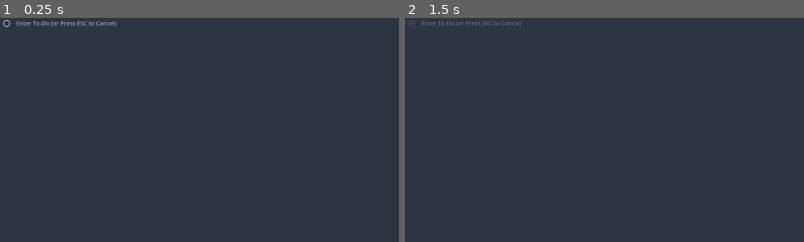
Above: before the commit, frames 1-2 (left to right).
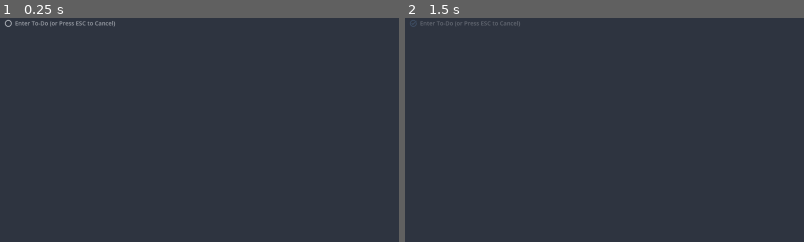
Above: after the commit, the same moments.

Repository: njamster/habituary
Game: Godot game, scene res://main_window/list_view/day_panel/scrollable_todo_list/todo_list/todo_item/todo_item.tscn
Two runs of this game, one before a commit and one after it. Both use one fixed random seed, a clock stepped at 60 frames per second and the inputs below. This scene is started directly instead of the project's main scene.
Inputs (mouse positions are % of the whole screen's width and height, from its top left):
- Up to frame 1 (0.25 s): no input
- Up to frame 2 (1.5 s): click (1, 1) at 0.5 s; click (99, 1) at 1.25 s
The pictures show only the part of the screen within x 0-50%, y 0-50%; the shares and areas given below are measured in that part.

The runs differ from the first frame. In frame 1, 0.4% of the frame differs, in the area x 0-30%, y 0-5%; in frame 2, 0.2%.
Error in both runs: Invalid access to property or key 'text' on a base object of type 'Node (utils.gd)'. (res://main_window/list_view/day_panel/scrollable_todo_list/todo_list/todo…

Commit message:
Apply current indentation to MainRow as well
That is, the panel of an indented heading will appear visually shortened
at the start now, relative to the current indentation level.

The panel with the EditingOptions won't be shortened, to ensure all the
options fit in. However, its Triangle will align with the CheckBox (or
FoldHeading) of the currently edited item now again. (This *did* work
previously, but was broken since the scaling changes in b0bb7c9.)

Increases the indentation width slightly (from 20 to 25 pixels).

Also, makes sure the ExtraInfo and FoldHeading are hidden by default, to
avoid text misalingments between headings and regular to-dos.

Diff:
--- a/main_window/list_view/day_panel/scrollable_todo_list/todo_list/todo_item/drag_handle/drag_handle.gd
+++ b/main_window/list_view/day_panel/scrollable_todo_list/todo_list/todo_item/drag_handle/drag_handle.gd
@@ -1,6 +1,6 @@
 extends Button
 
-@onready var host := get_node("../../..")
+@onready var host := get_node("../../../../..")
 
 var nodes_to_move := []
 
--- a/main_window/list_view/day_panel/scrollable_todo_list/todo_list/todo_item/todo_item.gd
+++ b/main_window/list_view/day_panel/scrollable_todo_list/todo_list/todo_item/todo_item.gd
@@ -80,7 +80,7 @@
 		is_heading = value
 		if is_inside_tree():
 			if is_heading:
-				$MainRow.theme_type_variation = "ToDoItem_Heading"
+				%MainRow.theme_type_variation = "ToDoItem_Heading"
 				%Heading.get_node("Tooltip").text = "Undo Heading"
 				%Delete.text = "Delete Heading"
 				%FoldHeading.show()
@@ -88,7 +88,7 @@
 			else:
 				if is_folded:
 					is_folded = false
-				$MainRow.theme_type_variation = "ToDoItem_NoHeading"
+				%MainRow.theme_type_variation = "ToDoItem_NoHeading"
 				%Heading.get_node("Tooltip").text = "Make Heading"
 				%Delete.text = "Delete To-Do"
 				%FoldHeading.hide()
@@ -174,12 +174,11 @@
 		if indentation_level != value:
 			# play a short animation to indicate that the value was rejected
 			var tween := create_tween()
-			tween.tween_property($MainRow, "position:x", sign(value) * 5, 0.03)
-			tween.tween_property($MainRow, "position:x",  0, 0.03)
+			tween.tween_property(%MainRow, "position:x", sign(value) * 5, 0.03)
+			tween.tween_property(%MainRow, "position:x",  0, 0.03)
 		var change := indentation_level - old_indentation_level
 
-		%Indentation.custom_minimum_size.x = indentation_level * 20
-		$Triangle.custom_minimum_size.x = 22 + indentation_level * 40
+		%Indentation.custom_minimum_size.x = indentation_level * 25
 
 		if self.text: # skip this step for newly created to-dos that haven't been saved yet
 			if is_inside_tree() and change:
@@ -226,7 +225,7 @@
 	_set_initial_state()
 	_connect_signals()
 
-	$Triangle.hide()
+	%Triangle.hide()
 	%EditingOptions.hide()
 	%BookmarkIndicator.hide()
 	%DragHandle.visible = false
@@ -258,6 +257,9 @@
 		%Bookmark.hide()
 		%Delete.size_flags_horizontal += SIZE_EXPAND
 
+	%ExtraInfo.hide()
+	%FoldHeading.hide()
+
 	_apply_state_relative_formatting.call_deferred(true)
 
 
@@ -332,7 +334,7 @@
 
 func edit() -> void:
 	%Edit.grab_focus()
-	$Triangle.show()
+	%Triangle.show()
 	%EditingOptions.show()
 
 	#region Make sure edited to-do is visible
@@ -453,7 +455,7 @@
 			self.text = new_text
 		%Edit.release_focus()
 		%EditingOptions.hide()
-		$Triangle.hide()
+		%Triangle.hide()
 		%DragHandle.visible = _contains_mouse_cursor
 
 		%Edit.caret_column = 0   # scroll item text back to its beginning
--- a/main_window/list_view/day_panel/scrollable_todo_list/todo_list/todo_item/todo_item.tscn
+++ b/main_window/list_view/day_panel/scrollable_todo_list/todo_list/todo_item/todo_item.tscn
@@ -69,26 +69,38 @@
 theme_type_variation = &"NoSeparation"
 script = ExtResource("2_6v2l5")
 
-[node name="MainRow" type="PanelContainer" parent="."]
+[node name="HBox" type="HBoxContainer" parent="."]
+layout_mode = 2
+
+[node name="Indentation" type="Control" parent="HBox"]
+unique_name_in_owner = true
+custom_minimum_size = Vector2(0, 20)
+layout_mode = 2
+size_flags_horizontal = 8
+size_flags_vertical = 0
+
+[node name="VBox" type="VBoxContainer" parent="HBox"]
+layout_mode = 2
+size_flags_horizontal = 3
+theme_type_variation = &"NoSeparation"
+
+[node name="MainRow" type="PanelContainer" parent="HBox/VBox"]
+unique_name_in_owner = true
 layout_mode = 2
 mouse_filter = 1
 theme_type_variation = &"ToDoItem_NoHeading"
 
-[node name="HBox" type="HBoxContainer" parent="MainRow"]
+[node name="HBox" type="HBoxContainer" parent="HBox/VBox/MainRow"]
 custom_minimum_size = Vector2(0, 27)
 layout_mode = 2
 theme_type_variation = &"NoSeparation"
 
-[node name="Indentation" type="Control" parent="MainRow/HBox"]
-unique_name_in_owner = true
-layout_mode = 2
-
-[node name="Toggle" type="MarginContainer" parent="MainRow/HBox"]
+[node name="Toggle" type="MarginContainer" parent="HBox/VBox/MainRow/HBox"]
 unique_name_in_owner = true
 layout_mode = 2
 theme_type_variation = &"ToDoItem_TogglePadding"
 
-[node name="CheckBox" type="Button" parent="MainRow/HBox/Toggle"]
+[node name="CheckBox" type="Button" parent="HBox/VBox/MainRow/HBox/Toggle"]
 unique_name_in_owner = true
 layout_mode = 2
 focus_mode = 0
@@ -99,7 +111,7 @@
 icon = ExtResource("2_6dyr4")
 flat = true
 
-[node name="FoldHeading" type="Button" parent="MainRow/HBox/Toggle"]
+[node name="FoldHeading" type="Button" parent="HBox/VBox/MainRow/HBox/Toggle"]
 unique_name_in_owner = true
 visible = false
 layout_mode = 2
@@ -115,19 +127,20 @@
 icon_toggled_off = ExtResource("2_2nsse")
 icon_toggled_on = ExtResource("4_fnk6y")
 
-[node name="ExtraInfo" type="Label" parent="MainRow/HBox"]
-unique_name_in_owner = true
+[node name="ExtraInfo" type="Label" parent="HBox/VBox/MainRow/HBox"]
+unique_name_in_owner = true
+visible = false
 layout_mode = 2
 theme_type_variation = &"ToDoItem_ExtraInfo"
 
-[node name="Content" type="MarginContainer" parent="MainRow/HBox"]
+[node name="Content" type="MarginContainer" parent="HBox/VBox/MainRow/HBox"]
 unique_name_in_owner = true
 layout_mode = 2
 size_flags_horizontal = 3
 mouse_default_cursor_shape = 1
 theme_type_variation = &"ToDoItem_ContentPadding"
 
-[node name="Edit" type="LineEdit" parent="MainRow/HBox/Content"]
+[node name="Edit" type="LineEdit" parent="HBox/VBox/MainRow/HBox/Content"]
 unique_name_in_owner = true
 layout_mode = 2
 mouse_filter = 1
@@ -138,7 +151,7 @@
 caret_blink = true
 caret_blink_interval = 0.45
 
-[node name="DragHandle" type="Button" parent="MainRow/HBox"]
+[node name="DragHandle" type="Button" parent="HBox/VBox/MainRow/HBox"]
 unique_name_in_owner = true
 custom_minimum_size = Vector2(31, 27)
 layout_mode = 2
@@ -149,12 +162,12 @@
 icon = ExtResource("3_avsfu")
 script = ExtResource("5_mx38m")
 
-[node name="Tooltip" type="Node" parent="MainRow/HBox/DragHandle"]
+[node name="Tooltip" type="Node" parent="HBox/VBox/MainRow/HBox/DragHandle"]
 script = ExtResource("3_oduck")
 text = "Move To-Do"
 popup_position = 5
 
-[node name="BookmarkIndicator" type="TextureRect" parent="MainRow/HBox"]
+[node name="BookmarkIndicator" type="TextureRect" parent="HBox/VBox/MainRow/HBox"]
 unique_name_in_owner = true
 modulate = Color(0.505882, 0.631373, 0.756863, 1)
 custom_minimum_size = Vector2(22, 22)
@@ -164,11 +177,12 @@
 expand_mode = 1
 stretch_mode = 4
 
-[node name="Tooltip" type="Node" parent="MainRow/HBox/BookmarkIndicator"]
+[node name="Tooltip" type="Node" parent="HBox/VBox/MainRow/HBox/BookmarkIndicator"]
 script = ExtResource("3_oduck")
 text = "Bookmarked To-Do"
 
-[node name="Triangle" type="TextureRect" parent="."]
+[node name="Triangle" type="TextureRect" parent="HBox/VBox"]
+unique_name_in_owner = true
 modulate = Color(0.560784, 0.737255, 0.733333, 1)
 custom_minimum_size = Vector2(22, 13)
 layout_mode = 2
